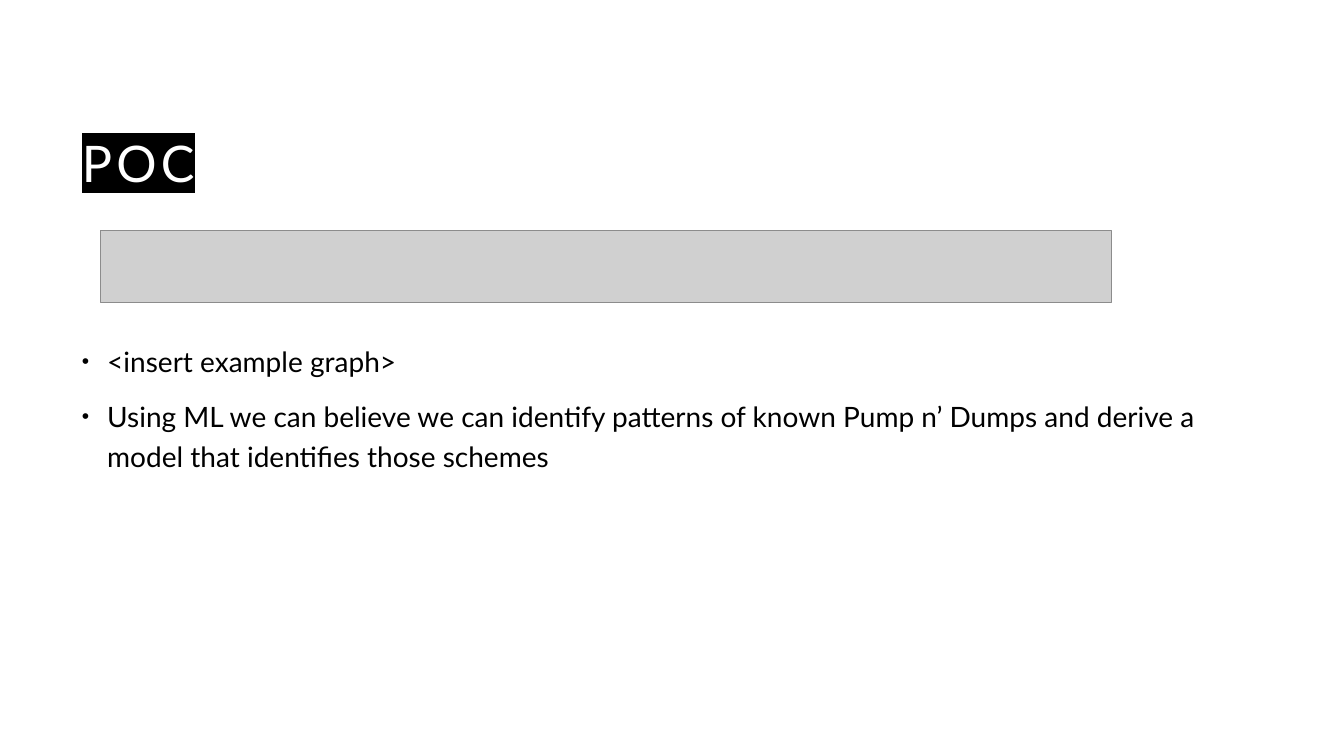
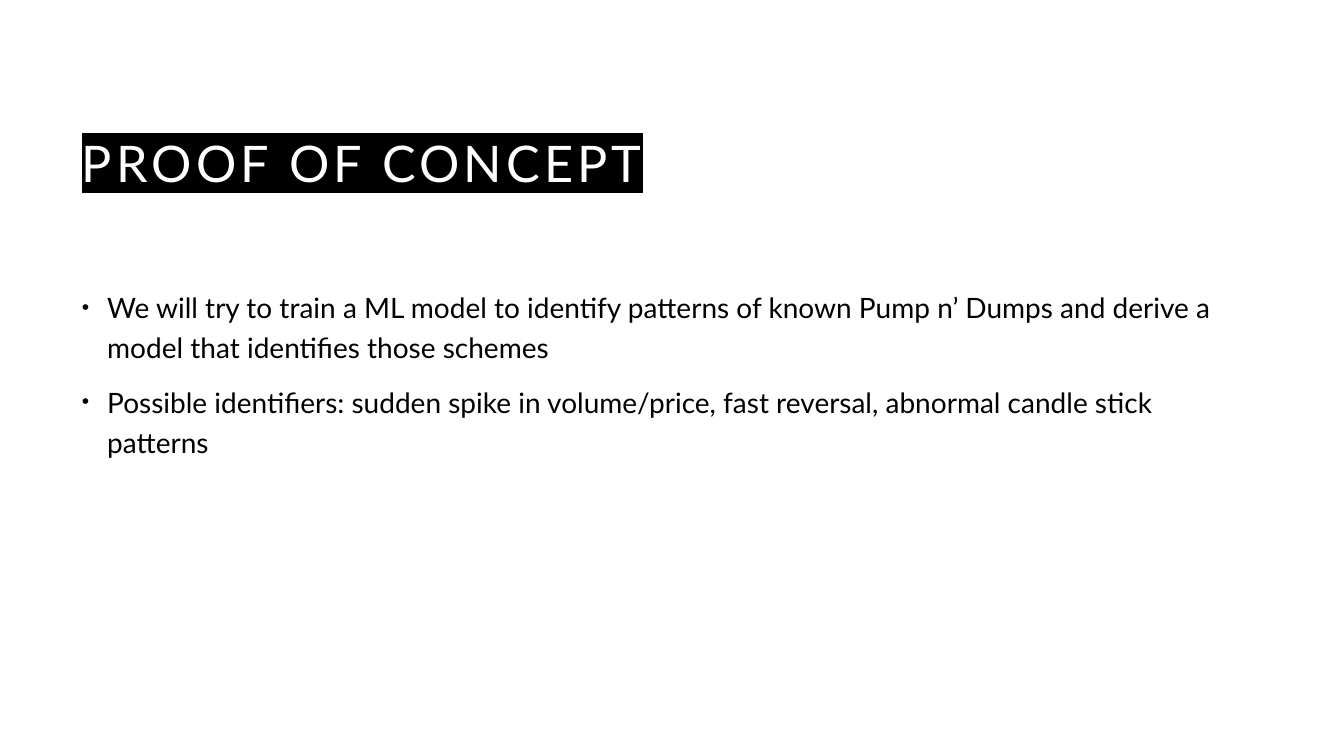
Before and after one commit to guyHarem/TAU_DS_Project, a slide deck: slide 12 of Presentations/DS-project-poc.pptx (slide 11 before the commit). Drawn at 1344x756 pixels with LibreOffice and Linux fonts; fonts in the diff are those of the drawing; grey boxes stand for pictures. Boxes give left, top, right and bottom in pixels: in the first picture for what was removed or moved away, otherwise in the second. Text is boxed around its words. In the diff, an @@ line names an element or a change of style, - is before the commit and + after.

```diff
--- a/Presentations/DS-project-poc.pptx
+++ b/Presentations/DS-project-poc.pptx
@@ title at <box>82,145,641,183</box>: text changed @@
-POC
+PROOF OF CONCEPT
@@ picture removed at <box>101,231,1112,302</box> @@
@@ text at <box>107,297,1210,458</box>: text changed @@
-• <insert example graph>
-• Using ML we can believe we can identify patterns of known Pump n’ Dumps and derive a model that identifies those schemes
+• We will try to train a ML model to identify patterns of known Pump n’ Dumps and derive a model that identifies those schemes
+• Possible identifiers: sudden spike in volume/price, fast reversal, abnormal candle stick patterns
```
Also in this commit, not shown: 14 other slides changed, 3 slides added, 1 slide removed.
